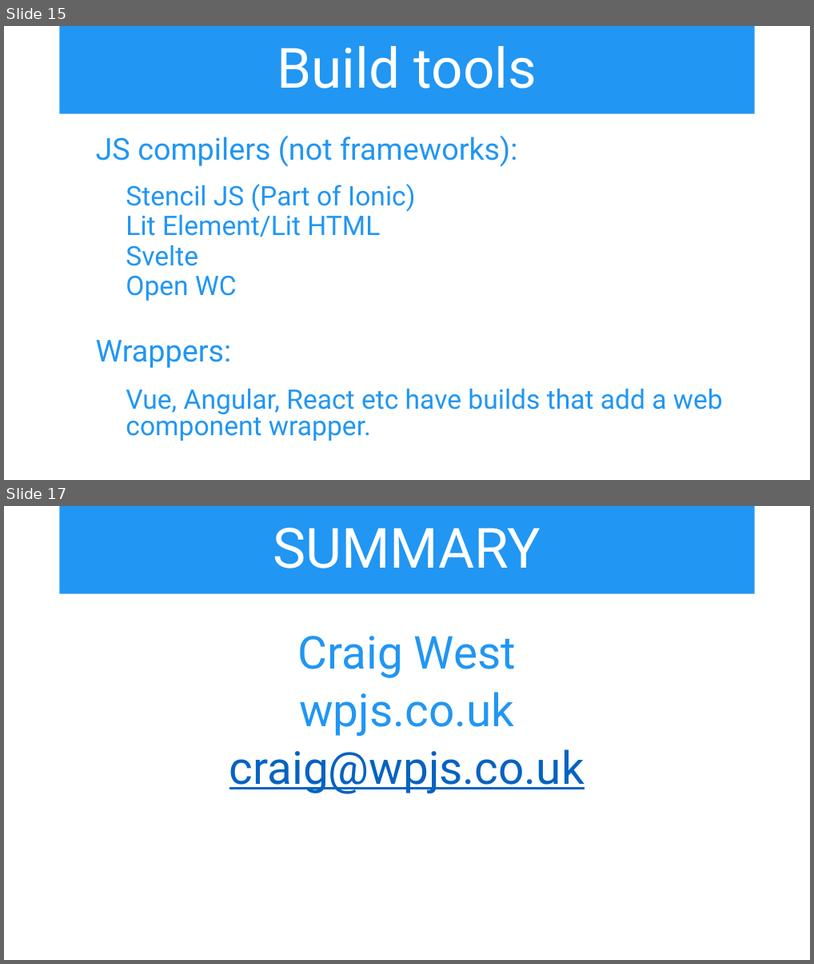
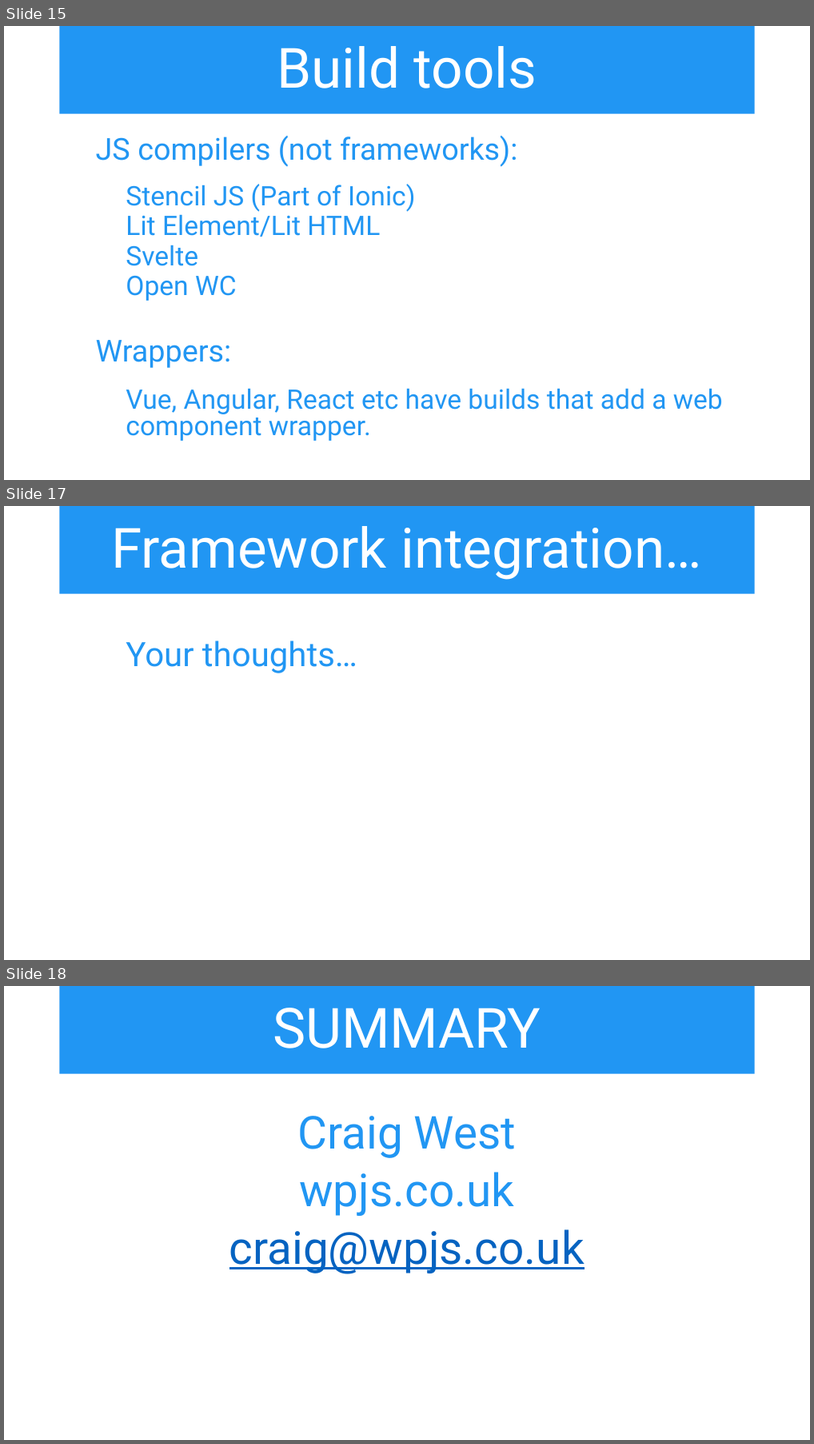
Before and after one commit to iwswordpress/WebComponents, a slide deck: webcomponents.pptx. Shown one above the other, each under a label of ours: slides 15 and 17 before the commit, slides 15, 17 and 18 after it; the slides between them are not shown. The pictures are 814x964 and 814x1444 pixels, drawn with LibreOffice and Linux fonts; fonts in the diff are those of the drawing. Boxes give left, top, right and bottom in pixels: in the first picture for what was removed or moved away, otherwise in the second. Text is boxed around its words. In the diff, an @@ line names an element or a change of style, - is before the commit and + after.

```diff
--- a/webcomponents.pptx
+++ b/webcomponents.pptx
@@ slide 17 added at (x1=4, y1=506, x2=810, y2=960), background #FFFFFF @@
@@ title added at (x1=60, y1=506, x2=755, y2=594), fill #2196F3, 66 pt, text #FFFFFF @@
+Framework integration…
@@ text added at (x1=126, y1=640, x2=358, y2=673), 40 pt, text #2196F3 @@
+    Your thoughts…
@@ what was slide 17 is now slide 18 @@
```
Also in this commit, not shown: 4 slides changed, 2 other files.
